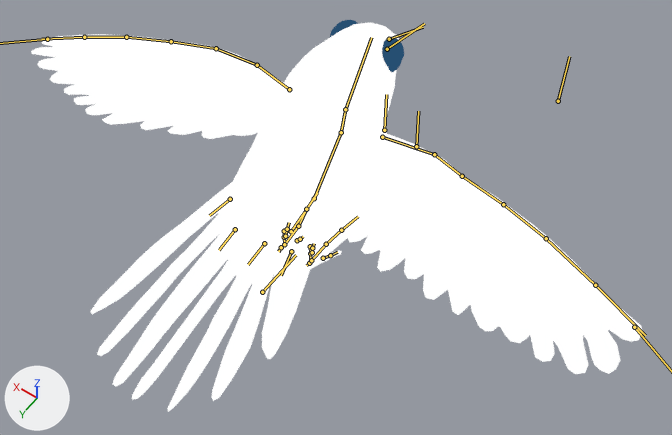
Before and after pictures for a commit that changed the glTF model public/models/nightjar.gltf.
Rendered twice from a 50 mm camera at (-7.77, 9.76, 16.94) aimed at (-1.12, 0.45, 2.3). The axes (+X, +Y, +Z) are drawn at lower left. The lights are the same throughout. The bones that bend it are drawn over the model as lines.

The first picture shows 'nightjar_w2.002'.
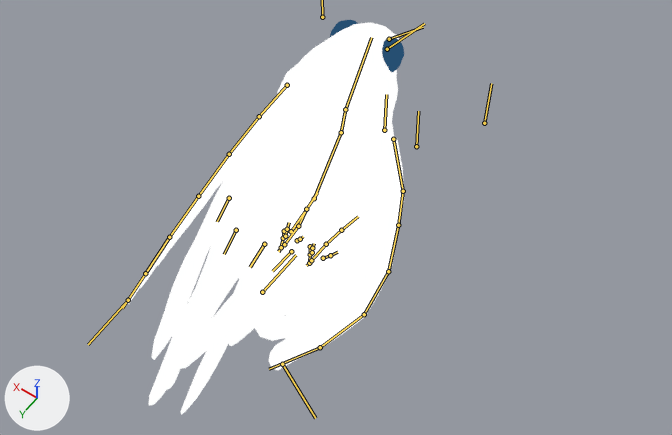
The newer file adds an action. The first version stands in its rest pose; the second is drawn at frame 0 of the action 'Singing'.

Boxes (x1, y1, x2, y2) around the edits, measured in the pictures (672 x 435 px):
'nightjar_w2.002', posed (54% narrower)
    before: (31, 20, 643, 412)
    after: (126, 20, 404, 415)
bone 'Armature.001_Wing1.L', root to tip
    before: (289, 89) to (257, 65)
    after: (287, 85) to (259, 116)
bone 'Armature.001_Wing3.L', root to tip
    before: (216, 48) to (171, 41)
    after: (229, 154) to (198, 196)
bone 'Armature.001_Wing4.L', root to tip
    before: (171, 41) to (126, 37)
    after: (198, 196) to (169, 237)
bone 'Armature.001_Wing5.L', root to tip
    before: (126, 37) to (84, 37)
    after: (169, 237) to (145, 273)
bone 'Armature.001_Wing6.L', root to tip
    before: (84, 37) to (41, 39)
    after: (145, 273) to (122, 308)
bone 'Armature.001_Wing1.R.001', root to tip
    before: (382, 137) to (434, 154)
    after: (393, 139) to (403, 191)
bone 'Armature.001_Wing2.R', root to tip
    before: (434, 154) to (462, 176)
    after: (403, 191) to (398, 225)
bone 'Armature.001_Wing3.R', root to tip
    before: (462, 176) to (503, 204)
    after: (398, 225) to (388, 271)
bone 'Armature.001_Wing4.R.001', root to tip
    before: (503, 204) to (546, 238)
    after: (388, 271) to (364, 314)
bone 'Armature.001_Wing5.R', root to tip
    before: (546, 238) to (595, 285)
    after: (364, 314) to (320, 347)
bone 'Armature.001_Wing6.R', root to tip
    before: (595, 285) to (645, 335)
    after: (320, 347) to (269, 369)
bone 'Armature.001_Leg.L', root to tip
    before: (284, 231) to (284, 237)
    after: (284, 231) to (283, 238)
bone 'Armature.001_Leg.R', root to tip
    before: (310, 246) to (310, 253)
    after: (310, 246) to (310, 254)
bone 'Armature.001_Tail.R', root to tip
    before: (291, 251) to (281, 275)
    after: (291, 251) to (272, 271)
bone 'Armature.001_Tail.LM', root to tip
    before: (235, 229) to (219, 250)
    after: (236, 230) to (224, 254)
bone 'Armature.001_Tail.L', root to tip
    before: (230, 199) to (209, 215)
    after: (229, 198) to (217, 221)
bone 'Armature.001_Tail.M.001', root to tip
    before: (264, 243) to (248, 264)
    after: (264, 244) to (250, 267)

The change in detail:
Bone 'Armature.001_Wing1.L' (bone_armature_001_wing1_l) moves from (0.0, 0.0, 0.0) to (0.06, 0.21, 0.08).
Bone 'Armature.001_Wing1.L' (bone_armature_001_wing1_l) turns from (0, 0, 0) to (-31, -22, -45) degrees about its own x, y and z.
Bone 'Armature.001_Wing3.L' (bone_armature_001_wing3_l) turns from (0, 0, 0) to (-10, 0, 0) degrees about its own x, y and z.
Bone 'Armature.001_Wing4.L' (bone_armature_001_wing4_l) turns from (0, 0, 0) to (-13, 0, 0) degrees about its own x, y and z.
Bone 'Armature.001_Wing5.L' (bone_armature_001_wing5_l) turns from (0, 0, 0) to (-12, 0, 1) degrees about its own x, y and z.
Bone 'Armature.001_Wing6.L' (bone_armature_001_wing6_l) turns from (0, 0, 0) to (-6, 0, 1) degrees about its own x, y and z.
Bone 'Armature.001_Wing1.R.001' (bone_armature_001_wing1_r_001) moves from (0.0, 0.0, 0.0) to (0.24, 0.17, -0.22).
Bone 'Armature.001_Wing1.R.001' (bone_armature_001_wing1_r_001) turns from (0, 0, 0) to (34, 13, -48) degrees about its own x, y and z.
Bone 'Armature.001_Wing2.R' (bone_armature_001_wing2_r) turns from (0, 0, 0) to (1, 0, -1) degrees about its own x, y and z.
Bone 'Armature.001_Wing3.R' (bone_armature_001_wing3_r) turns from (0, 0, 0) to (9, 0, 0) degrees about its own x, y and z.
Bone 'Armature.001_Wing4.R.001' (bone_armature_001_wing4_r_001) turns from (0, 0, 0) to (20, 0, 1) degrees about its own x, y and z.
Bone 'Armature.001_Wing5.R' (bone_armature_001_wing5_r) turns from (0, 0, 0) to (21, 0, 1) degrees about its own x, y and z.
Bone 'Armature.001_Wing6.R' (bone_armature_001_wing6_r) turns from (0, 0, 0) to (11, 0, 0) degrees about its own x, y and z.
Bone 'Armature.001_Leg.L' (bone_armature_001_leg_l) turns from (0, 0, 0) to (20, -117, -17) degrees about its own x, y and z.
Bone 'Armature.001_Leg.R' (bone_armature_001_leg_r) turns from (0, 0, 0) to (9, 127, 7) degrees about its own x, y and z.
Bone 'Armature.001_Tail.R' (bone_armature_001_tail_r) turns from (0, 0, 0) to (-14, 4, -27) degrees about its own x, y and z.
Bone 'Armature.001_Tail.LM' (bone_armature_001_tail_lm) moves from (0.0, 0.0, 0.0) to (0.0, -0.01, -0.04).
Bone 'Armature.001_Tail.LM' (bone_armature_001_tail_lm) turns from (0, 0, 0) to (-13, 0, 7) degrees about its own x, y and z.
Bone 'Armature.001_Tail.L' (bone_armature_001_tail_l) moves from (0.0, 0.0, 0.0) to (-0.01, 0.01, 0.07).
Bone 'Armature.001_Tail.L' (bone_armature_001_tail_l) turns from (0, 0, 0) to (-14, -4, 22) degrees about its own x, y and z.
Bone 'Armature.001_Tail.M.001' (bone_armature_001_tail_m_001) moves from (0.0, 0.0, 0.0) to (0.0, 0.0, -0.03).
Bone 'Armature.001_Tail.M.001' (bone_armature_001_tail_m_001) turns from (0, 0, 0) to (-13, -3, 0) degrees about its own x, y and z.
